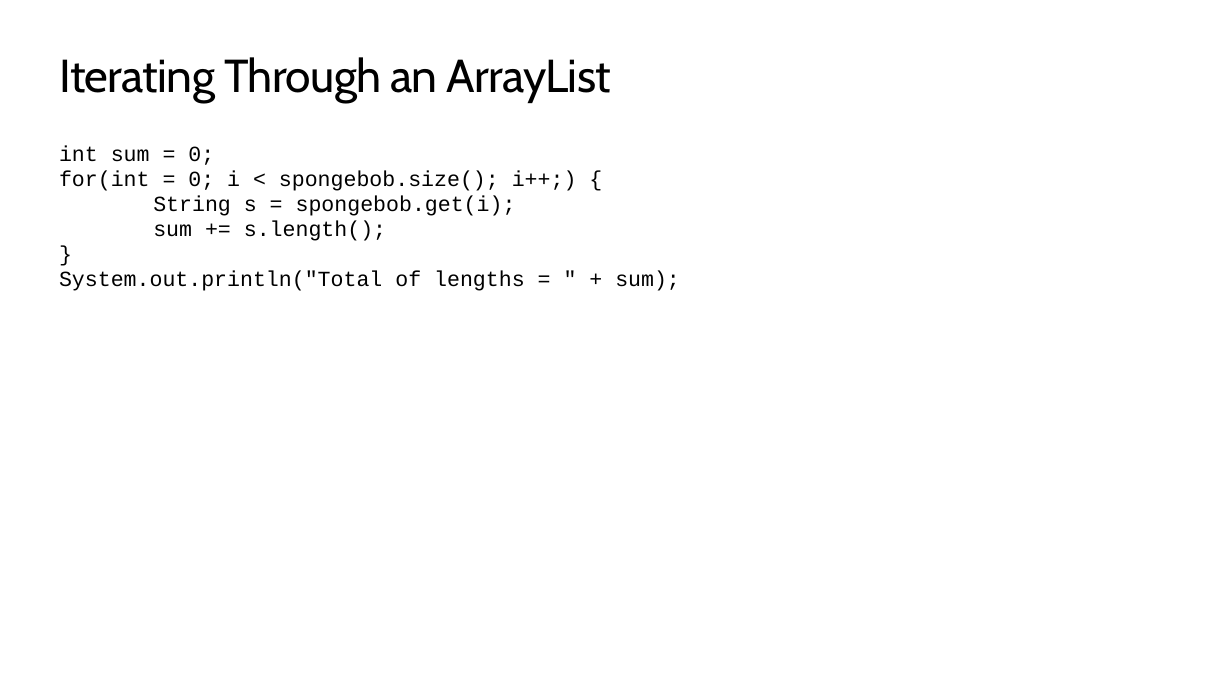
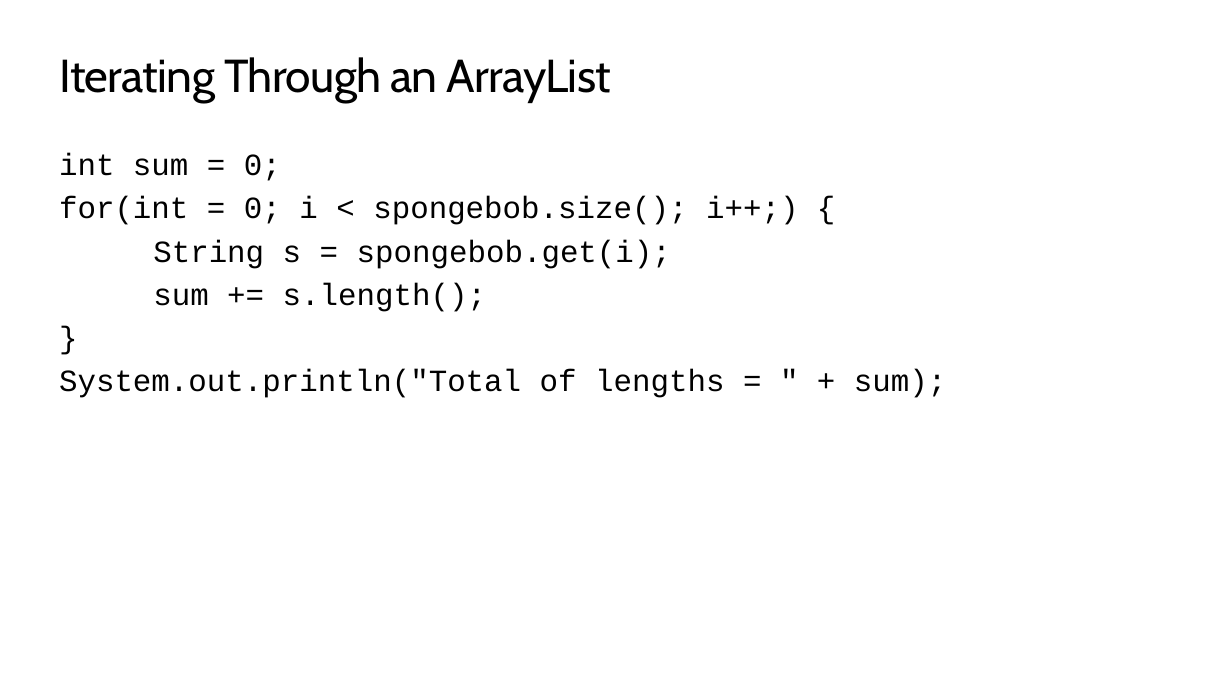
Before and after one commit to TEALSK12/apcsa-public, a slide deck: slide 70 of curriculum/Unit4/Unit4.pptx. Drawn at 1232x693 pixels with LibreOffice and Linux fonts; fonts in the diff are those of the drawing; background and template pictures are left out. Boxes give left, top, right and bottom in pixels: in the first picture for what was removed or moved away, otherwise in the second. Text is boxed around its words. In the diff, an @@ line names an element or a change of style, - is before the commit and + after.

```diff
--- a/curriculum/Unit4/Unit4.pptx
+++ b/curriculum/Unit4/Unit4.pptx
@@ text "int sum = 0;" at bbox=[59, 153, 946, 398]: size 16.8 to 24 pt; line spacing 0.8 to 1; more space between paragraphs @@
```
Also in this commit, not shown: 10 other slides changed, 2 other files.
